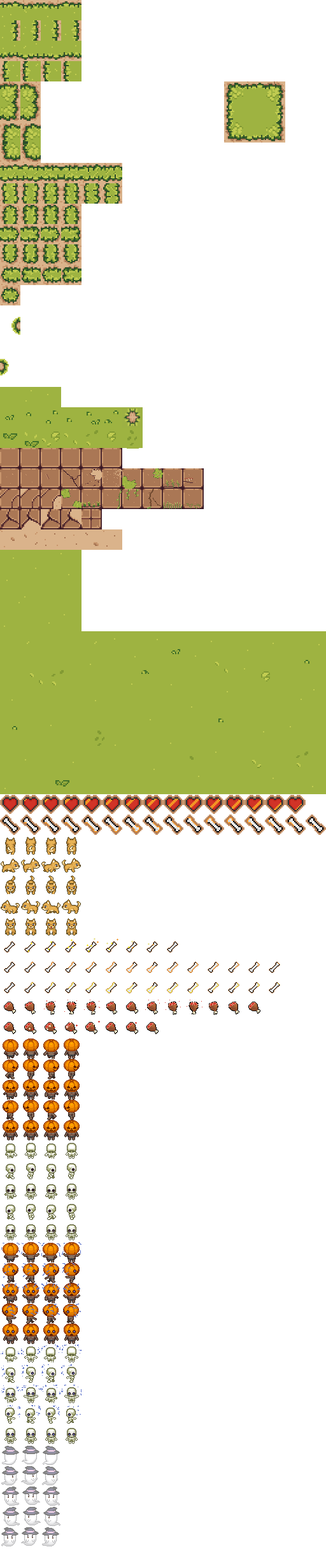
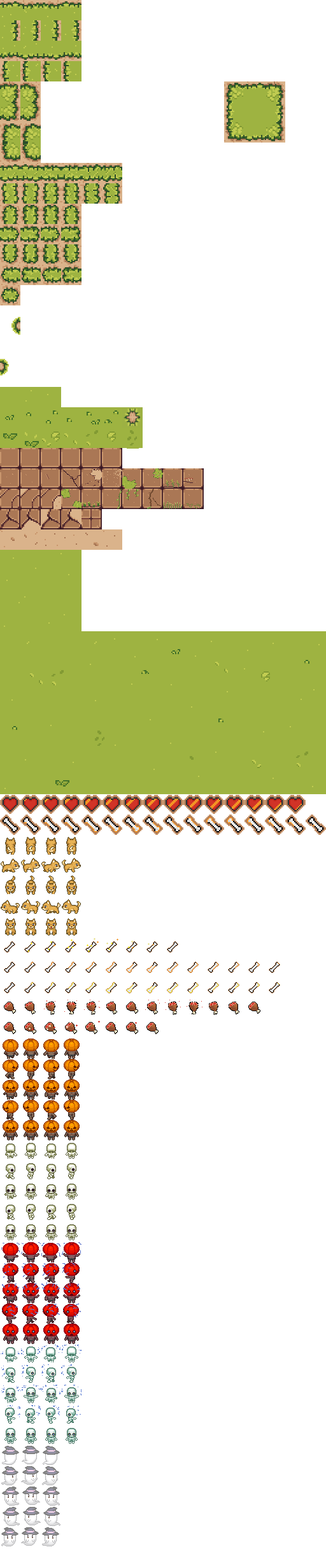
The second 326px x 1568px image is a revision of the first. Changes to its layers:
painted on "main" over (x1=0, y1=1242, x2=82, y2=1444)